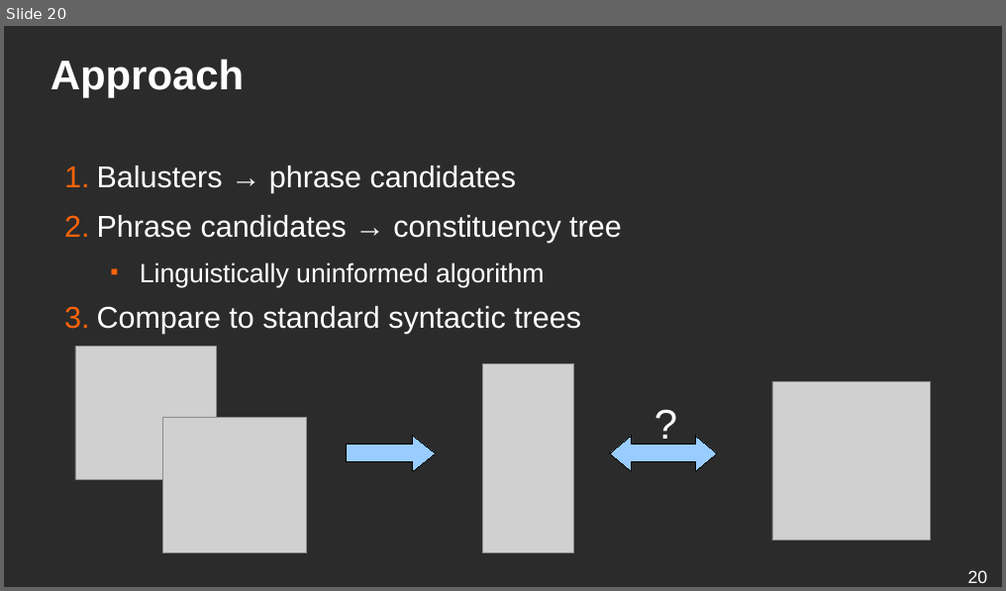
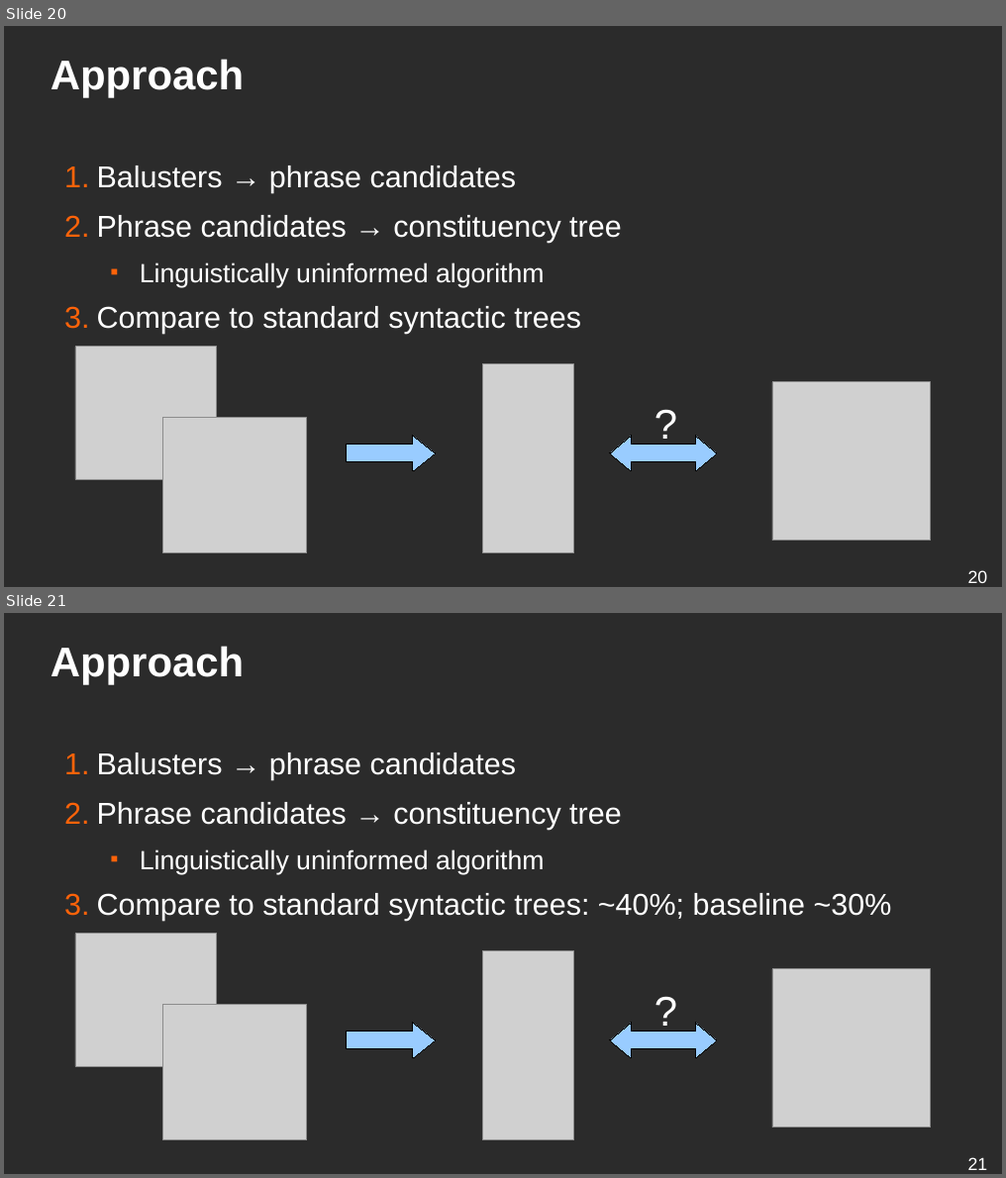
Before and after one commit to ufal/lsd, a slide deck: conferences/2019-blackbox-balustrades/presentation.odp. Shown one above the other, each under a label of ours: slide 20 before the commit, slides 20 and 21 after it. The pictures are 1006x591 and 1006x1178 pixels, drawn with LibreOffice and Linux fonts; fonts in the diff are those of the drawing; grey boxes stand for pictures; background and template pictures are left out; a plain dark background stands for a picture behind light text. Boxes give left, top, right and bottom in pixels: in the first picture for what was removed or moved away, otherwise in the second. Text is boxed around its words. In the diff, an @@ line names an element or a change of style, - is before the commit and + after.

```diff
--- a/conferences/2019-blackbox-balustrades/presentation.odp
+++ b/conferences/2019-blackbox-balustrades/presentation.odp
@@ slide 21 added at (4, 613, 1002, 1174), background picture (left out) @@
@@ title added at (51, 646, 244, 684), 33 pt, text #FFFFFF, bold @@
+Approach
@@ text added at (97, 753, 892, 921), 24 pt, text #FFFFFF @@
+1. Balusters → phrase candidates
+2. Phrase candidates → constituency tree
+  ■ Linguistically uninformed algorithm
+3. Compare to standard syntactic trees: ~40%; baseline ~30%
@@ picture added at (75, 934, 217, 1066) @@
@@ picture added at (483, 952, 574, 1141) @@
@@ text added at (647, 980, 687, 1036), 33 pt, text #FFFFFF @@
+?
@@ picture added at (773, 969, 932, 1128) @@
@@ picture added at (163, 1005, 307, 1141) @@
@@ right arrow added at (347, 1023, 435, 1059), fill #99CCFF, outline #000000 0 pt @@
@@ left right arrow added at (610, 1023, 717, 1059), fill #99CCFF, outline #000000 0 pt @@
@@ page number added at (968, 1157, 988, 1170), 14 pt, text #FFFFFF @@
+21
```
Also in this commit, not shown: 3 slides changed, 13 other slides added, 11 slides removed, 1 other file.
